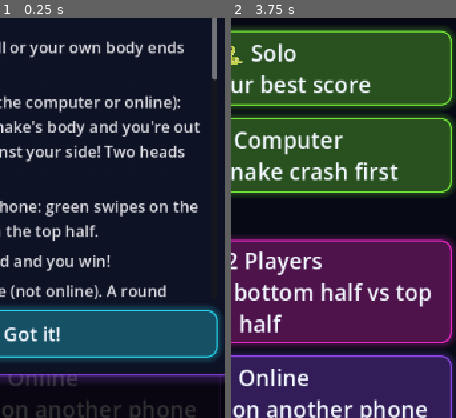
Above: before the commit, frames 1-2 (left to right).
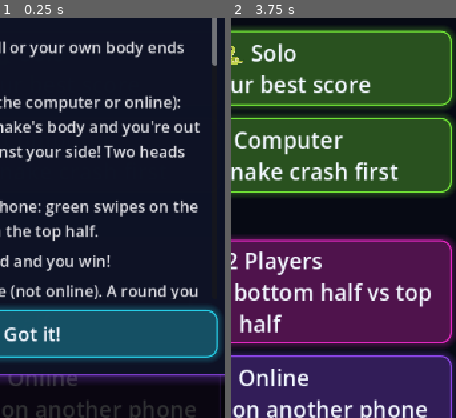
Above: after the commit, the same moments.

Repository: voodoo-nicolas/voodoo-game-hub
Game: Godot game, scene res://scenes/games/snake/snake.tscn
The game is run twice, just before and just after one commit, with the same random seed, the same clock (stepped at 60 frames per second) and the same inputs. This scene is started directly instead of the project's main scene.
Inputs:
- Up to frame 1 (0.25 s): no input
- Up to frame 2 (3.75 s): click "🐍 Solo Beat your best score" at 0.5 s; click "🐍 Solo Beat your best score" at 1.25 s; click "🤖 vs Computer Make its snake …" at 2 s; click "👥 2 Players Same phone: botto…" at 2.75 s; click "Got it!" at 3.5 s
The pictures show only the part of the screen within x 43-93%, y 45-95%; the shares and areas given below are measured in that part.

The runs differ from the first frame. In frame 1, 0.3% of the frame differs, in the area x 75-97%, y 11-71%; in frame 2, nothing differs.

Commit message:
Snake: save/resume (waits for the first swipe), ↺ restarts the round, drop the old pause dialog; pack v11
Co-Authored-By: Claude Opus 5.5 <noreply@anthropic.com>

Diff:
--- a/scripts/games/snake/snake_game.gd
+++ b/scripts/games/snake/snake_game.gd
@@ -16,6 +16,8 @@
 const ONLINE_MATCH_PATH := "res://scripts/common/online_match.gd"
 
 const BEST_PATH := "user://snake_best.json"
+## The round in progress (not online), kept on pause, exit and app suspend.
+const SAVE_PATH := "user://snake_save.json"
 ## Columns across the screen; rows follow from the space available.
 const COLS := 22
 const STEP_SECONDS := 0.14
@@ -51,11 +53,12 @@
 var start_buttons: Array = []
 var game_over_dialog: Control
 var game_over_label: Label
-var pause_dialog: Control
 var online = null
 var online_btn: Button
 var my_player: int = 0
 var running := false
+## A resumed round waits for the first swipe before the snake moves again.
+var waiting_start := false
 ## Active swipes: touch index -> {origin: Vector2, player: int}
 var swipes: Dictionary = {}
 
@@ -111,8 +114,7 @@
 	restart_btn.text = "↺"
 	restart_btn.custom_minimum_size = Vector2(76, 64)
 	restart_btn.add_theme_font_size_override("font_size", 30)
-	restart_btn.add_theme_font_size_override("font_size", 24)
-	restart_btn.pressed.connect(_show_start_overlay)
+	restart_btn.pressed.connect(_on_restart_pressed)
 	top_bar.add_child(restart_btn)
 
 	var stats_row := HBoxContainer.new()
@@ -163,7 +165,6 @@
 
 	_build_start_overlay()
 	_build_game_over_dialog()
-	_build_pause_dialog()
 	if ResourceLoader.exists(ONLINE_MATCH_PATH):
 		online = load(ONLINE_MATCH_PATH).new("snake", tr("🐍 Snake"), _online_state)
 		add_child(online)
@@ -272,10 +273,12 @@
 			return  # the host starts online rounds
 		p_mode = Mode.ONLINE
 	mode = p_mode
+	SaveUtil.delete(SAVE_PATH)  # a new round replaces any saved one
 	engine.reset(COLS, _rows_for_board(), 2 if _versus() else 1)
 	start_overlay.visible = false
 	game_over_dialog.visible = false
 	swipes.clear()
+	waiting_start = false
 	running = true
 	step_timer.wait_time = VERSUS_STEP_SECONDS if _versus() else STEP_SECONDS
 	step_timer.start()
@@ -291,7 +294,18 @@
 		return
 	_start_game(mode)
 
+## ↺ in the top bar: a fresh round in the same mode (online: back to the
+## Start box, where the host starts the next round).
+func _on_restart_pressed() -> void:
+	if _is_online():
+		_show_start_overlay()
+	else:
+		_play_again()
+
 func _update_hint() -> void:
+	if waiting_start:
+		hint_label.text = tr("Swipe to continue")
+		return
 	match mode:
 		Mode.TWO_PLAYER:
 			hint_label.text = tr("Green swipes on the bottom half, blue on the top half")
@@ -335,6 +349,7 @@
 func _end_round() -> void:
 	step_timer.stop()
 	running = false
+	SaveUtil.delete(SAVE_PATH)
 	if not _versus():
 		if engine.score > best_score:
 			best_score = engine.score
@@ -550,6 +565,10 @@
 	if mode == Mode.ONLINE and not online.is_host():
 		online.send_move({"d": d})  # the host moves our snake
 		return
+	if waiting_start:  # a resumed round: the first swipe sets it going
+		waiting_start = false
+		step_timer.start()
+		_update_hint()
 	if not engine.set_direction(who, d):
 		return
 	# Solo: a late turn steps right away rather than waiting out the step.
@@ -679,31 +698,60 @@
 # ---------- auto-pause ----------
 
 ## Leaving the app (home button, a phone call) pauses mid-round instead of
-## letting the game run on unseen. Online rounds can't pause -- the other
-## player is still playing.
+## letting the game run on unseen, and saves it in case Android closes the
+## app. Online rounds can't pause -- the other player is still playing.
 func _notification(what: int) -> void:
 	if what == NOTIFICATION_APPLICATION_FOCUS_OUT or what == NOTIFICATION_APPLICATION_PAUSED:
-		if is_node_ready() and running and mode != Mode.ONLINE and not get_tree().paused and home:
+		if not is_node_ready():
+			return
+		_save_game()
+		if running and mode != Mode.ONLINE and not get_tree().paused and home:
 			home.pause()
-
-func _resume() -> void:
-	get_tree().paused = false
-
-func _exit_paused_to_hub() -> void:
-	get_tree().paused = false
-	Ui.exit_to_hub(self)
 
 ## Never leave the tree paused behind us -- the next scene would be frozen.
 func _exit_tree() -> void:
 	get_tree().paused = false
 
-func _build_pause_dialog() -> void:
-	pause_dialog = Ui.build_dialog(tr("Paused"), [
-		{"text": tr("Resume"), "action": _resume},
-		{"text": tr("Exit to Hub"), "action": _exit_paused_to_hub},
-	])
-	pause_dialog.process_mode = Node.PROCESS_MODE_ALWAYS
-	add_child(pause_dialog)
+## Called by HomeKit on pause, Home and Hub. Only a live offline round is
+## worth keeping; a finished one was already deleted in _end_round().
+func _save_game() -> void:
+	if not running or mode == Mode.ONLINE or engine.game_over or engine.snakes.is_empty():
+		return
+	SaveUtil.write(SAVE_PATH, {"mode": mode, "wins": wins, "engine": engine.to_dict()})
+
+func _load_saved_game() -> void:
+	var data = SaveUtil.read(SAVE_PATH)
+	if data == null or not data.has("engine"):
+		_start_game(Mode.SOLO)
+		return
+	mode = int(data.get("mode", Mode.SOLO))
+	var w = data.get("wins", [0, 0])
+	wins = [int(w[0]), int(w[1])]
+	engine.from_dict(data.engine)
+	if engine.snakes.is_empty() or engine.game_over:
+		_start_game(mode)
+		return
+	start_overlay.visible = false
+	game_over_dialog.visible = false
+	swipes.clear()
+	step_timer.stop()
+	step_timer.wait_time = VERSUS_STEP_SECONDS if _versus() else STEP_SECONDS
+	running = true
+	waiting_start = true
+	_update_hint()
+	_render()
+	board_bg.queue_redraw()
+
+## Shown on Home's Resume button.
+func _resume_text() -> String:
+	var data = SaveUtil.read(SAVE_PATH)
+	if data == null:
+		return ""
+	var m := int(data.get("mode", Mode.SOLO))
+	var ss: Array = data.get("engine", {}).get("snakes", [])
+	if m == Mode.SOLO or ss.size() < 2:
+		return tr("Score: %d") % (int(ss[0].get("s", 0)) if not ss.is_empty() else 0)
+	return tr("Green %d — %d Blue") % [int(ss[0].get("s", 0)), int(ss[1].get("s", 0))]
 
 # ---------- Home screen (home_kit.gd) ----------
 
@@ -720,6 +768,9 @@
 			{"text": "👥 2 Players", "sub": "Same phone: bottom half vs top half", "multi": true, "action": _start_game.bind(Mode.TWO_PLAYER)},
 		] + ([{"text": "🌐 Online", "sub": "Play a friend on another phone", "multi": true, "color": HomeKit.PURPLE, "action": _on_online_pressed}] if online else []),
 		"restart": _play_again,
+		"save_path": SAVE_PATH,
+		"resume": _load_saved_game,
+		"resume_text": _resume_text,
 		"online": online,
 		"board_note": "Your best solo score.",
 	})
--- a/scripts/games/snake/snake_help.gd
+++ b/scripts/games/snake/snake_help.gd
@@ -12,7 +12,7 @@
 	"Versus (2 players, the computer or online): run into the other snake's body and you're out — so trap them against your side! Two heads meeting is a draw.",
 	"2 players on one phone: green swipes on the bottom half, blue on the top half.",
 	"Fill the entire board and you win!",
-	"⏸ pauses the game (not online). A round can't be saved for later: leaving it ends it.",
+	"⏸ pauses the game (not online). A round you leave is kept: Resume on the Snake screen picks it up, and the snake waits for your first swipe.",
 ]
 const TIPS := [
 	"Go around the edges in wide loops rather than zig-zagging through the middle.",
--- a/scripts/games/snake/snake_i18n.gd
+++ b/scripts/games/snake/snake_i18n.gd
@@ -21,7 +21,6 @@
 		"Easy": "Fácil",
 		"Eat as much food as you can without crashing.": "Come toda la comida que puedas sin chocar.",
 		"Eat, grow, don't crash. Swipe anywhere to turn.": "Come, crece y no choques. Desliza en cualquier parte para girar.",
-		"Exit to Hub": "Salir al inicio",
 		"Expert": "Experto",
 		"Fill the entire board and you win!": "¡Llena todo el tablero y ganas!",
 		"Game Over!": "¡Fin del juego!",
@@ -64,6 +63,7 @@
 		"Swipe anywhere on the screen to steer (arrow keys work too). The snake keeps moving on its own.": "Desliza en cualquier parte de la pantalla para girar (las flechas también sirven). La serpiente avanza sola.",
 		"Swipe anywhere to turn": "Desliza en cualquier parte para girar",
 		"Swipe anywhere to turn. In versus, make the other snake run into your side!": "Desliza en cualquier parte para girar. En el modo contra, ¡haz que la otra serpiente choque contra tu costado!",
+		"Swipe to continue": "Desliza para continuar",
 		"The computer wins!": "¡Gana la computadora!",
 		"Update the app to keep statistics.": "Actualiza la app para guardar estadísticas.",
 		"Update the app to see the leaderboards.": "Actualiza la app para ver las clasificaciones.",
@@ -81,7 +81,7 @@
 		"Your turn (%s)": "Tu turno (%s)",
 		"vs Computer": "vs Computadora",
 		"↺  Restart": "↺  Reiniciar",
-		"⏸ pauses the game (not online). A round can't be saved for later: leaving it ends it.": "⏸ pausa el juego (no en línea). Una ronda no se puede guardar: si sales, termina.",
+		"⏸ pauses the game (not online). A round you leave is kept: Resume on the Snake screen picks it up, and the snake waits for your first swipe.": "⏸ pausa el juego (no en línea). Si sales a mitad de partida, se guarda: Continuar en la pantalla de Snake la retoma, y la serpiente espera tu primer deslizamiento.",
 		"▶  Continue": "▶  Continuar",
 		"❓ How to Play": "❓ Cómo jugar",
 		"🌐 Online": "🌐 En línea",
--- a/tools/i18n/es.json
+++ b/tools/i18n/es.json
@@ -3114,5 +3114,7 @@
  "Wins from before the history was kept: %d": "Victorias de antes del historial: %d",
  "📜 History": "📜 Historial",
  "Once every card is face up and the stock is used up, the rest fly up to the foundations by themselves.": "Cuando todas las cartas están boca arriba y el mazo se acabó, el resto vuela solo a las bases.",
- "📜 History on the Home screen lists every win with its time and moves.": "📜 Historial, en la pantalla de inicio, muestra cada victoria con su tiempo y sus movimientos."
+ "📜 History on the Home screen lists every win with its time and moves.": "📜 Historial, en la pantalla de inicio, muestra cada victoria con su tiempo y sus movimientos.",
+ "Swipe to continue": "Desliza para continuar",
+ "⏸ pauses the game (not online). A round you leave is kept: Resume on the Snake screen picks it up, and the snake waits for your first swipe.": "⏸ pausa el juego (no en línea). Si sales a mitad de partida, se guarda: Continuar en la pantalla de Snake la retoma, y la serpiente espera tu primer deslizamiento."
 }
Not shown, changed: manifest.json
